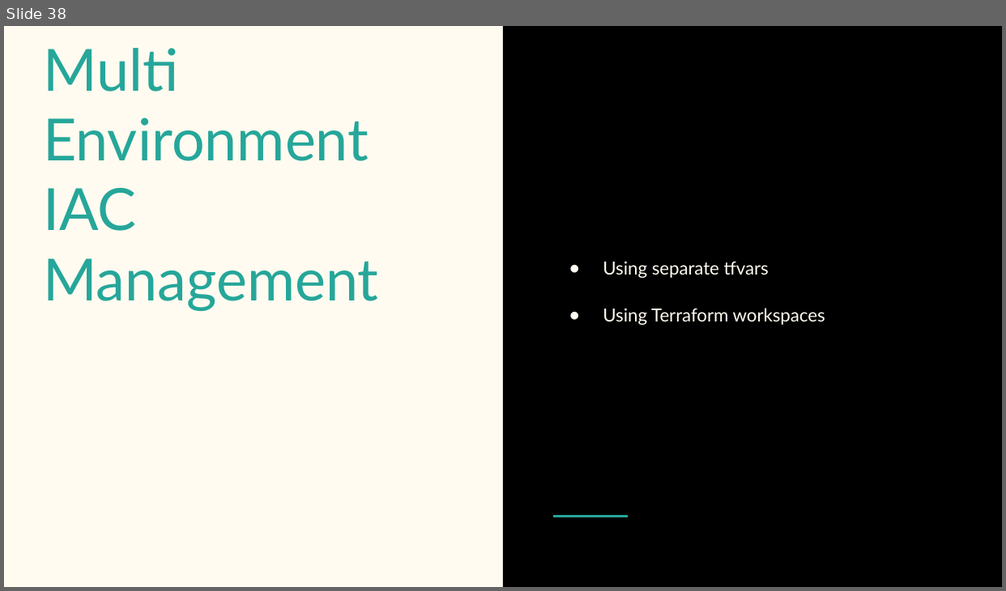
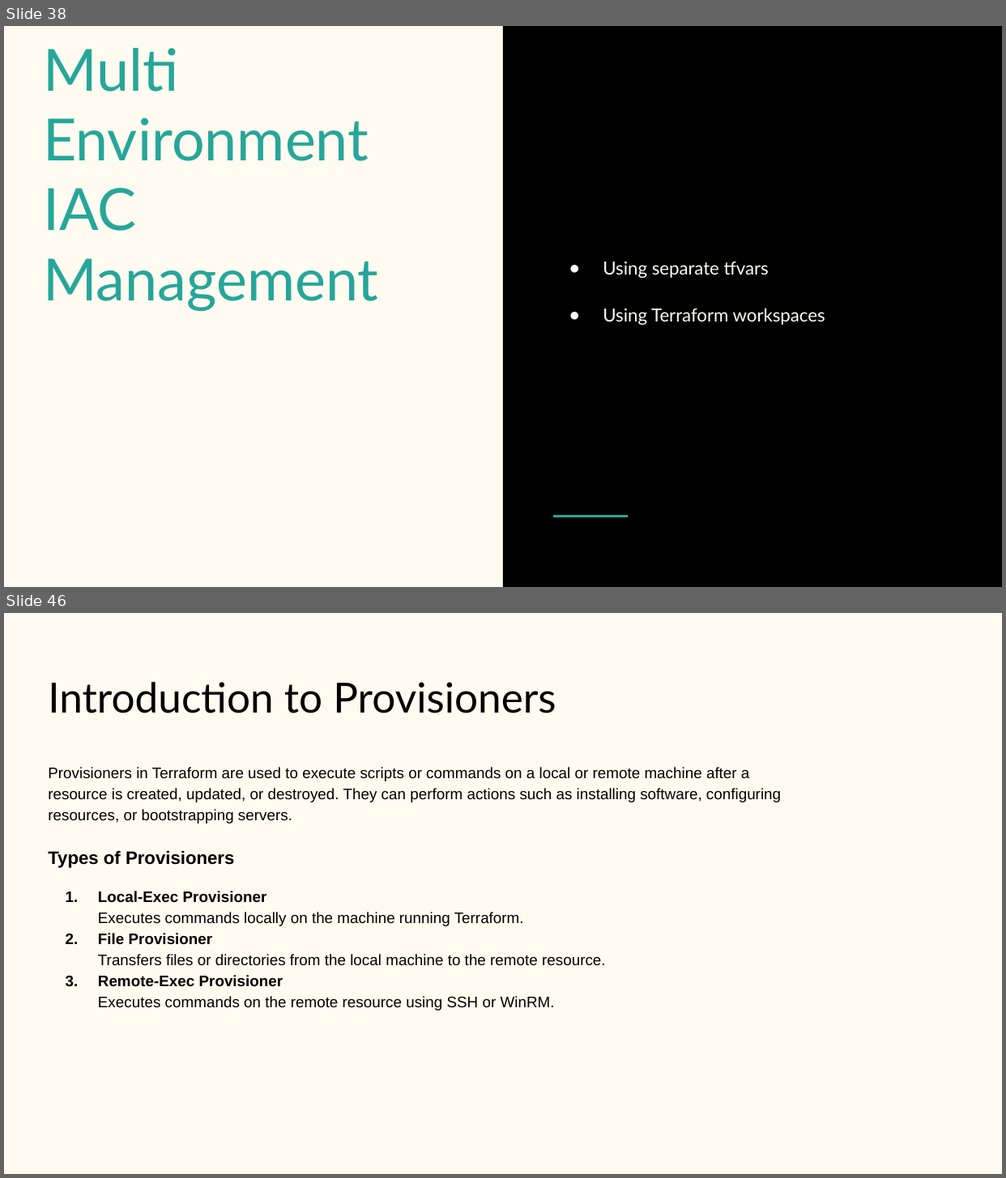
Before and after one commit to jainankur2/ankur-terraform-learning, a slide deck: Terraform.pptx. Shown one above the other, each under a label of ours: slide 38 before the commit, slides 38 and 46 after it; the slides between them are not shown. The pictures are 1006x591 and 1006x1178 pixels, drawn with LibreOffice and Linux fonts; fonts in the diff are those of the drawing. Boxes give left, top, right and bottom in pixels: in the first picture for what was removed or moved away, otherwise in the second. Text is boxed around its words. In the diff, an @@ line names an element or a change of style, - is before the commit and + after.

```diff
--- a/Terraform.pptx
+++ b/Terraform.pptx
@@ slide 46 added at (4,613,1002,1174), background #FFFBF0 @@
@@ title added at (48,682,556,713), 30 pt, text #000000 @@
+Introduction to Provisioners
@@ text added at (48,767,781,1011), 11 pt, text #000000 @@
+Provisioners in Terraform are used to execute scripts or commands on a local or remote machine after a resource is created, updated, or destroyed. They can perform actions such as installing software, configuring resources, or bootstrapping servers.
+Types of Provisioners
+1. Local-Exec Provisioner
+   Executes commands locally on the machine running Terraform.
+2. File Provisioner
+   Transfers files or directories from the local machine to the remote resource.
+3. Remote-Exec Provisioner
+   Executes commands on the remote resource using SSH or WinRM.
```
Also in this commit, not shown: 2 slides changed, 16 other slides added, 44 other files.
